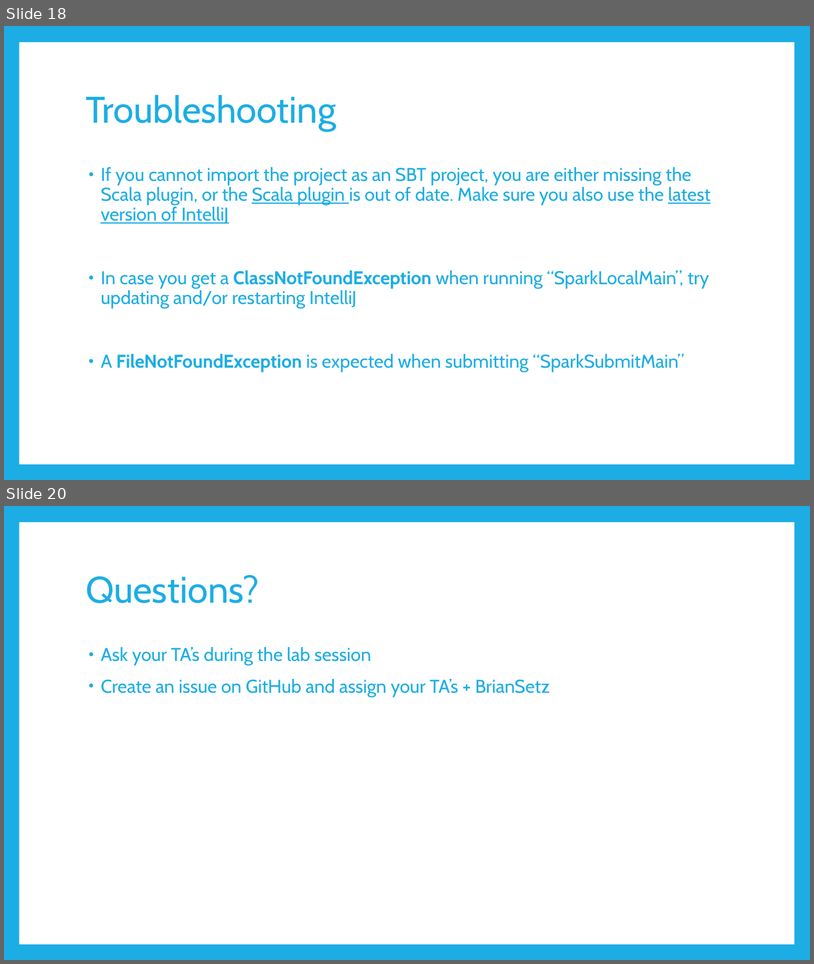
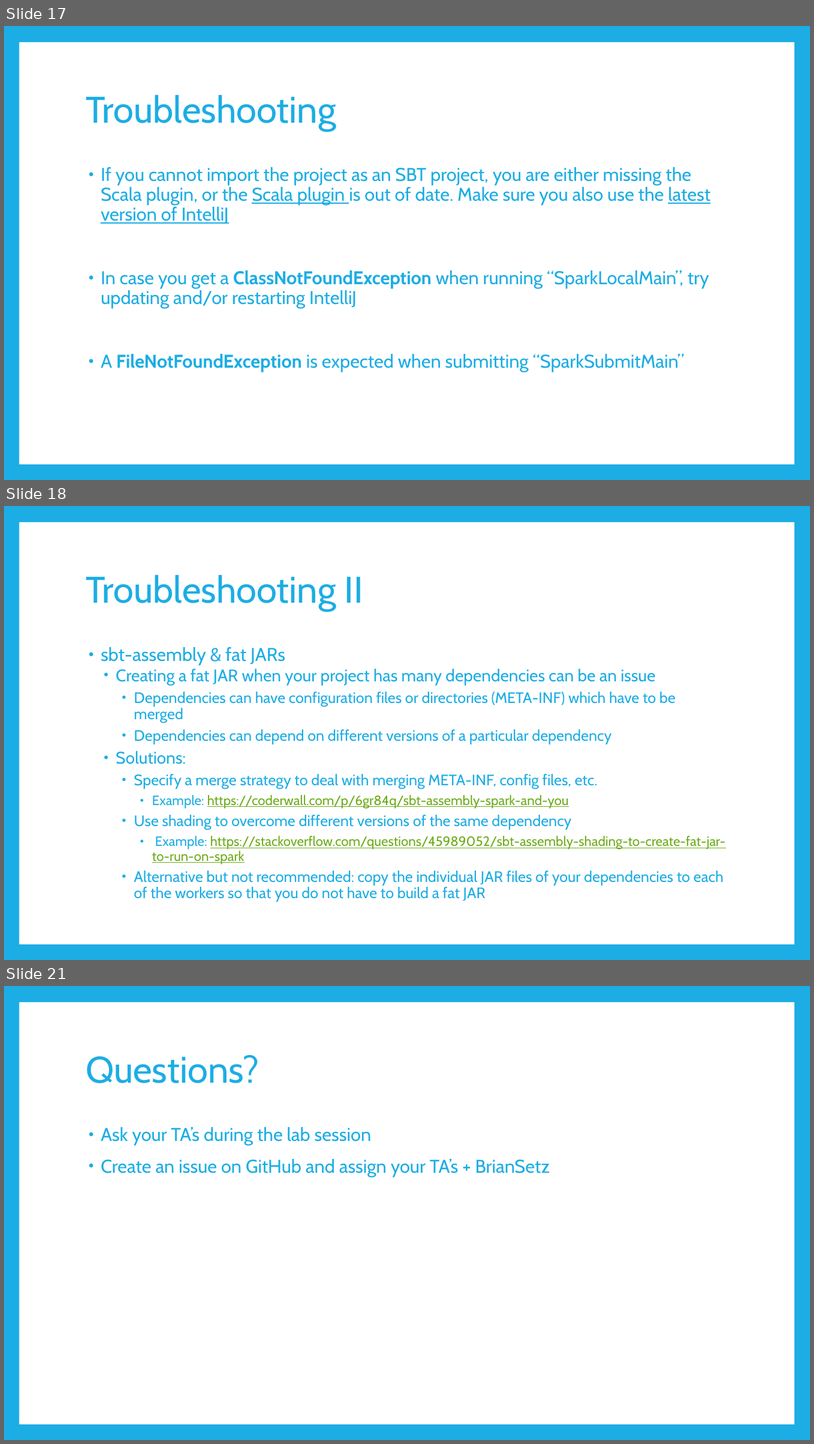
Before and after one commit to BrianSetz/spark-bootcamp, a slide deck: slides/Apache Spark Bootcamp.pptx. Shown one above the other, each under a label of ours: slides 18 and 20 before the commit, slides 17, 18 and 21 after it; the slides between them are not shown. The pictures are 814x964 and 814x1444 pixels, drawn with LibreOffice and Linux fonts; fonts in the diff are those of the drawing. Boxes give left, top, right and bottom in pixels: in the first picture for what was removed or moved away, otherwise in the second. Text is boxed around its words. In the diff, an @@ line names an element or a change of style, - is before the commit and + after.

```diff
--- a/slides/Apache Spark Bootcamp.pptx
+++ b/slides/Apache Spark Bootcamp.pptx
@@ slide 18 added at box(4, 506, 810, 960), background #1CADE4; not listed: 1 template element that a slide beside it also shows @@
@@ title added at box(86, 574, 363, 611), 44 pt, text #1CADE4 @@
+Troubleshooting II
@@ text added at box(101, 647, 726, 901), 18 pt, text #1CADE4 @@
+• sbt-assembly & fat JARs
+  • Creating a fat JAR when your project has many dependencies can be an issue
+    • Dependencies can have configuration files or directories (META-INF) which have to be merged
+    • Dependencies can depend on different versions of a particular dependency
+  • Solutions:
+    • Specify a merge strategy to deal with merging META-INF, config files, etc.
+      • Example: https://coderwall.com/p/6gr84q/sbt-assembly-spark-and-you
+    • Use shading to overcome different versions of the same dependency
+      • Example: https://stackoverflow.com/questions/45989052/sbt-assembly-shading-to-create-fat-jar-to-run-on-spark
+    • Alternative but not recommended: copy the individual JAR files of your dependencies to each of the workers so that you do not have to build a fat JAR
@@ what was slide 18 is now slide 17 @@
@@ what was slide 20 is now slide 21 @@
```
Also in this commit, not shown: 7 slides changed, 1 other file.
